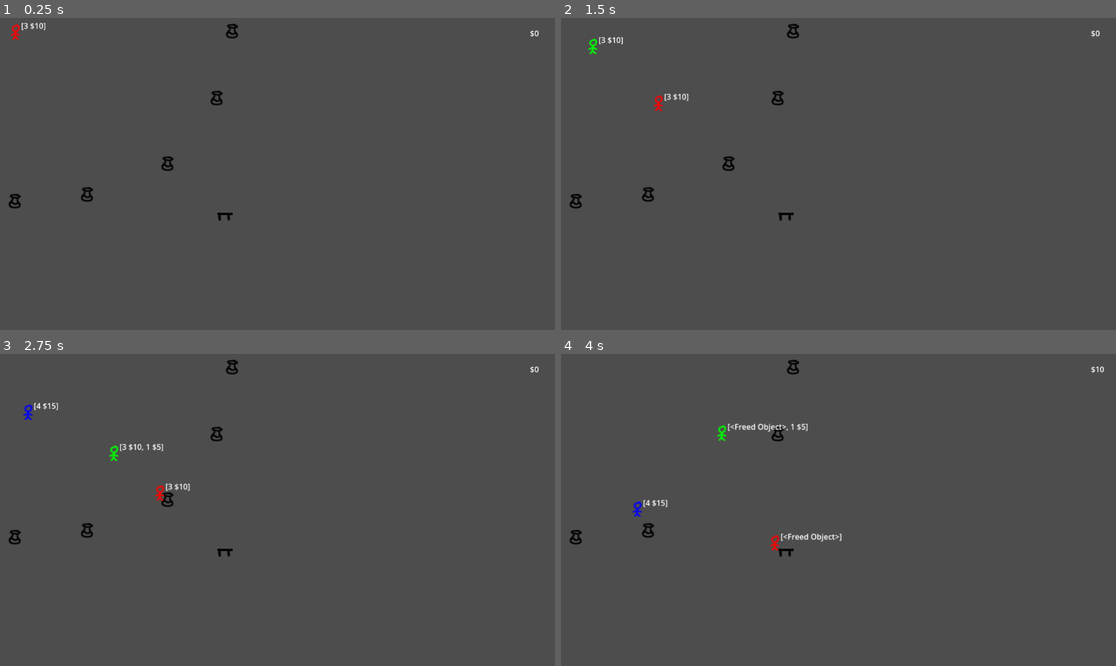
Above: before the commit, frames 1-4 (two rows, left to right).
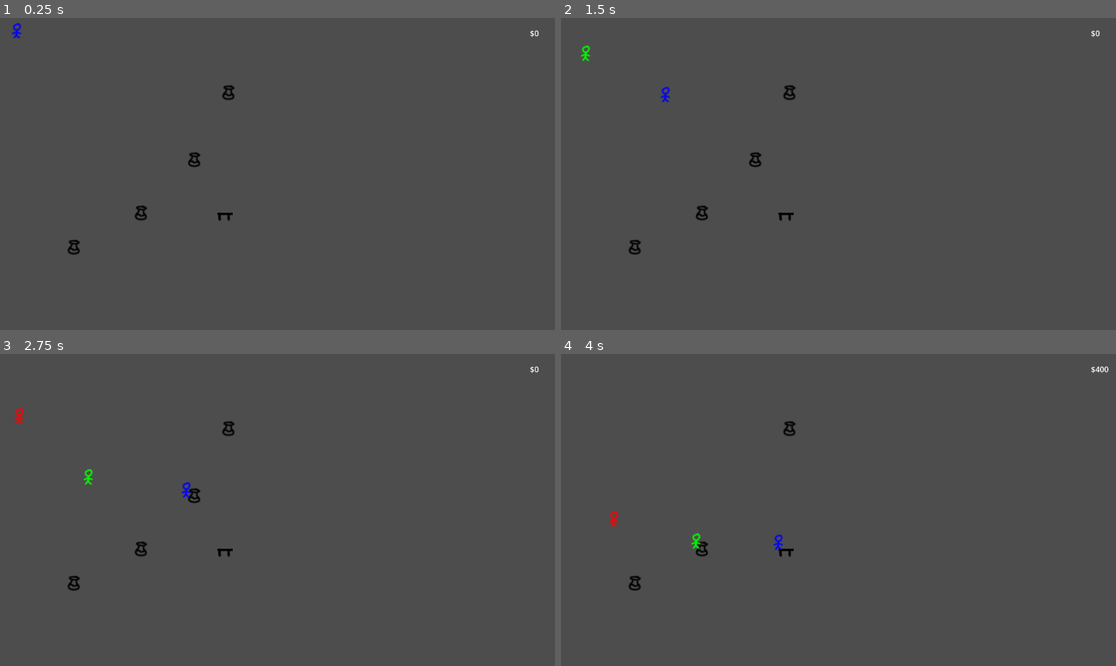
Above: after the commit, the same moments.

Repository: Hekkow/Shopkeeper-Game
Game: Godot game, scene res://store.tscn
The game is run twice, just before and just after one commit, with the same random seed, the same clock (stepped at 60 frames per second) and the same inputs.
Inputs:
- Up to frame 1 (0.25 s): no input
- Up to frame 2 (1.5 s): no input
- Up to frame 3 (2.75 s): no input
- Up to frame 4 (4 s): no input

The runs differ from the first frame. In frame 1, 0.7% of the frame differs, in the area x 1-43%, y 1-76%; in frame 2, 0.9%; in frame 3, 1.1%; in frame 4, 1.1%, in the area x 1-99%, y 1-76%.

Commit message:
refactored customers

Diff:
--- a/customer.tscn
+++ b/Character.tscn
@@ -1,15 +1,15 @@
 [gd_scene load_steps=4 format=3 uid="uid://qx2dsgaptaoh"]
 
-[ext_resource type="Texture2D" uid="uid://3xqdtkaj4lxv" path="res://Resources/Characters/customer.png" id="1_1vnue"]
-[ext_resource type="Script" path="res://Scripts/Customer.gd" id="2_uxyfl"]
+[ext_resource type="Script" path="res://Scripts/Character.gd" id="1_pb81k"]
+[ext_resource type="Texture2D" uid="uid://3xqdtkaj4lxv" path="res://Resources/Sprites/customer.png" id="2_vqj2x"]
 
 [sub_resource type="RectangleShape2D" id="RectangleShape2D_bx2q8"]
 
 [node name="Area2D" type="Area2D"]
-script = ExtResource("2_uxyfl")
+script = ExtResource("1_pb81k")
 
 [node name="Sprite2D" type="Sprite2D" parent="."]
-texture = ExtResource("1_1vnue")
+texture = ExtResource("2_vqj2x")
 
 [node name="CollisionShape2D" type="CollisionShape2D" parent="."]
 shape = SubResource("RectangleShape2D_bx2q8")
--- /dev/null
+++ b/Resources/Characters/Blue.tres
@@ -0,0 +1,25 @@
+[gd_resource type="Resource" script_class="CharacterStats" load_steps=7 format=3 uid="uid://gx7md7inoy7j"]
+
+[ext_resource type="Script" path="res://Scripts/CharacterStats.gd" id="1_t3awb"]
+[ext_resource type="Resource" uid="uid://prnhrdxvtqsa" path="res://Resources/Recipes/Healing.tres" id="1_v5ma3"]
+[ext_resource type="Script" path="res://Scripts/Mood.gd" id="2_n7s1e"]
+[ext_resource type="Script" path="res://Scripts/Personality.gd" id="3_lpamc"]
+
+[sub_resource type="Resource" id="Resource_pkljh"]
+script = ExtResource("2_n7s1e")
+mood = 1
+
+[sub_resource type="Resource" id="Resource_4ao2s"]
+script = ExtResource("3_lpamc")
+a = 2
+b = 2
+c = 4
+
+[resource]
+script = ExtResource("1_t3awb")
+character_name = "Blue"
+richness = 5
+friendship = 5
+personality = SubResource("Resource_4ao2s")
+mood = SubResource("Resource_pkljh")
+affinity = Array[Resource("res://Scripts/Recipe.gd")]([ExtResource("1_v5ma3")])
--- /dev/null
+++ b/Resources/Characters/Green.tres
@@ -0,0 +1,25 @@
+[gd_resource type="Resource" script_class="CharacterStats" load_steps=7 format=3 uid="uid://cvibhqgpidsdv"]
+
+[ext_resource type="Script" path="res://Scripts/CharacterStats.gd" id="1_atm1i"]
+[ext_resource type="Resource" uid="uid://27slh4lugldp" path="res://Resources/Recipes/Diddlin.tres" id="1_ieo78"]
+[ext_resource type="Script" path="res://Scripts/Mood.gd" id="2_63xgh"]
+[ext_resource type="Script" path="res://Scripts/Personality.gd" id="3_6xmba"]
+
+[sub_resource type="Resource" id="Resource_fbi1v"]
+script = ExtResource("2_63xgh")
+mood = 2
+
+[sub_resource type="Resource" id="Resource_nh3nf"]
+script = ExtResource("3_6xmba")
+a = 5
+b = 3
+c = 1
+
+[resource]
+script = ExtResource("1_atm1i")
+character_name = "Green"
+richness = 5
+friendship = 5
+personality = SubResource("Resource_nh3nf")
+mood = SubResource("Resource_fbi1v")
+affinity = Array[Resource("res://Scripts/Recipe.gd")]([ExtResource("1_ieo78")])
--- /dev/null
+++ b/Resources/Characters/Red.tres
@@ -0,0 +1,25 @@
+[gd_resource type="Resource" script_class="CharacterStats" load_steps=7 format=3 uid="uid://bcoi373tdfikx"]
+
+[ext_resource type="Resource" uid="uid://wihu5qoym4kg" path="res://Resources/Recipes/Death.tres" id="1_75qug"]
+[ext_resource type="Script" path="res://Scripts/Mood.gd" id="2_chy16"]
+[ext_resource type="Script" path="res://Scripts/Personality.gd" id="3_gany5"]
+[ext_resource type="Script" path="res://Scripts/CharacterStats.gd" id="4_evl8u"]
+
+[sub_resource type="Resource" id="Resource_10r1w"]
+script = ExtResource("2_chy16")
+mood = 0
+
+[sub_resource type="Resource" id="Resource_mcgfi"]
+script = ExtResource("3_gany5")
+a = 3
+b = 2
+c = 1
+
+[resource]
+script = ExtResource("4_evl8u")
+character_name = "Red"
+richness = 5
+friendship = 5
+personality = SubResource("Resource_mcgfi")
+mood = SubResource("Resource_10r1w")
+affinity = [ExtResource("1_75qug"), null, null]
--- /dev/null
+++ b/Resources/Recipes/Death.tres
@@ -0,0 +1,16 @@
+[gd_resource type="Resource" script_class="Recipe" load_steps=4 format=3 uid="uid://wihu5qoym4kg"]
+
+[ext_resource type="Script" path="res://Scripts/Element.gd" id="1_c7wpe"]
+[ext_resource type="Script" path="res://Scripts/Recipe.gd" id="2_prib6"]
+
+[sub_resource type="Resource" id="Resource_v15wh"]
+script = ExtResource("1_c7wpe")
+a = 3
+b = 2
+c = 1
+
+[resource]
+script = ExtResource("2_prib6")
+recipe_name = "Death"
+elements = SubResource("Resource_v15wh")
+base_price = 20
--- /dev/null
+++ b/Resources/Recipes/Diddlin.tres
@@ -0,0 +1,16 @@
+[gd_resource type="Resource" script_class="Recipe" load_steps=4 format=3 uid="uid://27slh4lugldp"]
+
+[ext_resource type="Script" path="res://Scripts/Recipe.gd" id="1_8kp1i"]
+[ext_resource type="Script" path="res://Scripts/Element.gd" id="1_mo5dh"]
+
+[sub_resource type="Resource" id="Resource_aj0ec"]
+script = ExtResource("1_mo5dh")
+a = 1
+b = 0
+c = 0
+
+[resource]
+script = ExtResource("1_8kp1i")
+recipe_name = "Diddlin"
+elements = SubResource("Resource_aj0ec")
+base_price = 15
--- /dev/null
+++ b/Resources/Recipes/Healing.tres
@@ -0,0 +1,16 @@
+[gd_resource type="Resource" script_class="Recipe" load_steps=4 format=3 uid="uid://prnhrdxvtqsa"]
+
+[ext_resource type="Script" path="res://Scripts/Element.gd" id="1_fsyk0"]
+[ext_resource type="Script" path="res://Scripts/Recipe.gd" id="2_o3ieu"]
+
+[sub_resource type="Resource" id="Resource_o6bco"]
+script = ExtResource("1_fsyk0")
+a = 1
+b = 2
+c = 3
+
+[resource]
+script = ExtResource("2_o3ieu")
+recipe_name = "Healing"
+elements = SubResource("Resource_o6bco")
+base_price = 5
--- /dev/null
+++ b/Resources/Recipes/Hurtin.tres
@@ -0,0 +1,16 @@
+[gd_resource type="Resource" script_class="Recipe" load_steps=4 format=3 uid="uid://dxtheha2m7ich"]
+
+[ext_resource type="Script" path="res://Scripts/Element.gd" id="1_622hj"]
+[ext_resource type="Script" path="res://Scripts/Recipe.gd" id="2_m7coh"]
+
+[sub_resource type="Resource" id="Resource_3t611"]
+script = ExtResource("1_622hj")
+a = 3
+b = 3
+c = 0
+
+[resource]
+script = ExtResource("2_m7coh")
+recipe_name = "Hurtin"
+elements = SubResource("Resource_3t611")
+base_price = 20
--- a/Scripts/Customer.gd
+++ b/Scripts/Character.gd
@@ -1,24 +1,28 @@
 extends Node2D
 
-class_name Customer
+class_name Character
 
-@export var character_name: String
-@export var money: int
-@export var speed: int
+@export var customer: CharacterStats
+var speed = 3
 var destination
 var interested_item
 var paused = false
 var items_visited = []
 var exit = Vector2(0, 0)
+var label
+var table
+var table_position
 
-func _init(_character_name="", _money=0):
-	character_name = _character_name
-	money = _money
+func _init(_customer=null):
+	customer = _customer
 
 func _ready():
-	SignalManager.connect("customer_took_item", on_customer_took_item)
+	label = get_node("Label")
+	table = Data.all["Table"]
+	table_position = table.get_position()
 	SignalManager.connect("customer_interested", on_other_customer_interested)
 	visit_random_item()
+
 
 func visit_random_item():
 	var found = false
@@ -34,38 +38,33 @@
 	destination = item.get_position()
 	item.area_entered.connect(Callable(on_item_visit).bind(item))
 
-func interested(_item):
+func interested(item):
+	if customer.richness == Data.all["Max Richness"]:
+		return true
+	if customer.affinity.has(item.recipe):
+		return true
 	return Data.all["Seed"].randf() > 0.5
 
 func on_item_visit(body, item):
 	if body != self:
 		return
+	item.area_entered.disconnect(Callable(on_item_visit).bind(item))
 	if !Data.all["Store Items"].has(item):
-		item.area_entered.disconnect(Callable(on_item_visit).bind(item))
 		visit_random_item()
 		return
-	pause(0, 0.5)
-	item.area_entered.disconnect(Callable(on_item_visit).bind(item))
+	pause(0.5)
 	if interested(item):
 		SignalManager.emit_signal("customer_interested", self, interested_item)
 		Data.all["Store Items"].remove_at(Data.all["Store Items"].find(item))
 		await get_tree().create_timer(0.5).timeout
 		item.queue_free()
-		var table = Data.all["Table"]
-		destination = table.get_position()
+		destination = table_position
 		table.area_entered.connect(on_table_visit)
-		SignalManager.emit_signal("customer_took_item", self, interested_item)
 	else:
 		visit_random_item()
 
-func on_customer_took_item(customer, item):
-	if customer == self:
-		return
-	if !item.equals(interested_item):
-		return
-
-func on_other_customer_interested(customer, item):
-	if customer == self:
+func on_other_customer_interested(_customer, item):
+	if _customer == self:
 		return
 	if !item.equals(interested_item):
 		return
@@ -76,8 +75,7 @@
 	destination = current_destination
 	await get_tree().create_timer(0.5).timeout
 	destination = next_destination
-
-
+	# basically lets customer walk for 0.5s more then stops for 0.5s then changes direction
 
 func find_item_visited(item):
 	for i in range(len(items_visited)):
@@ -85,10 +83,10 @@
 			return i
 	return -1
 
-func pause(seconds_before, seconds_during):
+func pause(seconds, seconds_before=0.0):
 	await get_tree().create_timer(seconds_before).timeout
 	paused = true
-	await get_tree().create_timer(seconds_during).timeout
+	await get_tree().create_timer(seconds).timeout
 	paused = false
 
 func on_table_visit(body):
@@ -97,22 +95,21 @@
 	haggle(interested_item)
 
 func haggle(item):
-	pause(0, 1)
+	pause(1)
+	item.sold_price = item.recipe.base_price * 20
 	buy(item)
 
 func buy(item):
-	money -= item.sold_price
-	SignalManager.emit_signal("item_sold", self, item)
+	SignalManager.emit_signal("item_sold", item)
 	leave_store()
 
 func _physics_process(_delta):
-	# print(items_visited)
-	get_node("Label").text = str(items_visited)
-	if !paused:
-		position += (destination - get_position()).normalized() * speed
+	if paused:
+		return
+	position += (destination - get_position()).normalized() * speed
 
 func _to_string():
-	return "%s\n$%s" % [character_name, money]
+	return "%s\n$%s" % [customer.character_name]
 
 func leave_store():
 	destination = exit
--- /dev/null
+++ b/Scripts/CharacterStats.gd
@@ -0,0 +1,10 @@
+extends Resource
+
+class_name CharacterStats
+
+@export var character_name: String
+@export var richness: int
+@export var friendship: int
+@export var personality: Personality
+@export var mood: Mood
+@export var affinity: Array[Recipe]
--- a/Scripts/CustomerButtons.gd
+++ b/Scripts/CustomerButtons.gd
@@ -18,4 +18,4 @@
 			child.text = customer.to_string()
 
 func _on_button_pressed(customer):
-	Data.all["Active Customer"] = customer
+	Data.all["Active Character"] = customer
--- a/Scripts/Data.gd
+++ b/Scripts/Data.gd
@@ -20,23 +20,31 @@
 		Ingredient.new("c", [0, 0, 5]),
 		Ingredient.new("d", [5, 20, 40]),
 	],
-	"Recipes" = [
-		Recipe.new("Healing", Element.new([1, 1, 1])),
-		Recipe.new("evil", Element.new([2, 2, 1])),
-		Recipe.new("flyer", Element.new([5, 2, 1])),
-		Recipe.new("litty chair", Element.new([1, 3, 1])),
-		Recipe.new("sam i am", Element.new([1, 3, 3])),
-	],
-	# "Customers" = [
-	# 	Customer.new("Bob", 400),
-	# 	Customer.new("Jeff", 700),
+	"Recipes" = [],
+	# "Recipes" = [
+	# 	Recipe.new("Healing", Element.new([1, 1, 1])),
+	# 	Recipe.new("evil", Element.new([2, 2, 1])),
+	# 	Recipe.new("flyer", Element.new([5, 2, 1])),
+	# 	Recipe.new("litty chair", Element.new([1, 3, 1])),
+	# 	Recipe.new("sam i am", Element.new([1, 3, 3])),
 	# ],
+	"Characters" = [],
 	"Pot Ingredients" = [],
 	"Store Items" = [],
+	"Max Richness" = 5,
+	"Max Friendship" = 5,
+	"Item ID" = 0
 }
 func _ready():
+	all["Recipes"] = Helper.get_resources("Recipes")
+	all["Characters"] = Helper.get_resources("Characters")
 	initialize_items()
 	initialize_seed()
+
+
+
+
+	# Helper.get_file_names(path)
 
 func initialize_items():
 	# all["Items"] = [
--- a/Scripts/DisplayItems.gd
+++ b/Scripts/DisplayItems.gd
@@ -16,6 +16,6 @@
 
 func _on_item_pressed(item):
 	item.sold_price = item.price
-	Data.all["Active Customer"].interested(item)
+	Data.all["Active Character"].interested(item)
 	# SignalManager.emit_signal("customer_interested", item)
 	Helper.find_by_metadata(self, "Item", item).queue_free()
--- a/Scripts/Helper.gd
+++ b/Scripts/Helper.gd
@@ -16,3 +16,33 @@
 		if is_instance_valid(i):
 			n += 1
 	return n
+
+func get_file_names(path):
+	var dir = DirAccess.open(path)
+	var paths = []
+	if dir:
+		dir.list_dir_begin()
+		var file_name = dir.get_next()
+		while file_name != "":
+			paths.append(file_name)
+			file_name = dir.get_next()
+	return paths
+
+func num_files(path):
+	var dir = DirAccess.open(path)
+	var n = 0
+	if dir:
+		dir.list_dir_begin()
+		var file_name = dir.get_next()
+		while file_name != "":
+			n += 1
+			file_name = dir.get_next()
+	return n
+
+func get_resources(folder):
+	var folder_path = "res://Resources/" + folder
+	var resources = []
+	var paths = get_file_names(folder_path)
+	for path in paths:
+		resources.append(load(folder_path + "/" + path))
+	return resources
--- a/Scripts/Item.gd
+++ b/Scripts/Item.gd
@@ -1,28 +1,30 @@
 extends Node
 class_name Item
 @export var price = -1
-@export var base_price: int
 @export var recipe: Recipe
 @export var sold_price = -1
+@export var id: int
 
-func _init(_base_price=-1, _recipe=null):
-	base_price = _base_price
+func _init(_recipe=null):
 	recipe = _recipe
+	id = Data.all["Item ID"]
+	Data.all["Item ID"] += 1
 
 func _ready():
 	Data.all["Store Items"].append(self)
 
 func dupe() -> Item:
-	var item = Item.new(base_price, recipe)
+	var item = Item.new(recipe)
 	item.price = price
 	item.sold_price = sold_price
+	item.id = id
 	return item
 
 func equals(item) -> bool:
-	return recipe.equals(item.recipe) && base_price == item.base_price
+	return id == item.id
 
 func _to_string():
 	if price == -1:
-		return "%s $%s" % [recipe.recipeName, base_price]
+		return "%s $%s" % [recipe.recipe_name, recipe.base_price]
 	else:
-		return "%s $%s" % [recipe.recipeName, price]
+		return "%s $%s" % [recipe.recipe_name, price]
--- a/Scripts/MoneyLabel.gd
+++ b/Scripts/MoneyLabel.gd
@@ -1,9 +1,8 @@
 extends Label
 
 func _ready():
-	SignalManager.connect("item_sold", on_item_sold)
+	SignalManager.connect("player_money_updated", on_player_money_updated)
 	text = "$" + str(Data.all["Player"]["money"])
 
-func on_item_sold(_customer, item):
-	Data.all["Player"]["money"] += item.price
-	text = "$" + str(Data.all["Player"]["money"])
+func on_player_money_updated(money):
+	text = "$" + str(money)
--- /dev/null
+++ b/Scripts/Mood.gd
@@ -0,0 +1,10 @@
+extends Resource
+
+class_name Mood
+
+@export var mood: MOOD
+
+enum MOOD {HAPPY, SAD, MAD, NA}
+
+func _init(_mood):
+    mood = _mood
--- /dev/null
+++ b/Scripts/Personality.gd
@@ -0,0 +1,15 @@
+extends Resource
+
+class_name Personality
+
+@export var a: int
+@export var b: int
+@export var c: int
+
+func _init(_a, _b, _c):
+	a = _a
+	b = _b
+	c = _c
+
+func matches_personality(_element: Element) -> bool:
+	return true
--- /dev/null
+++ b/Scripts/Player.gd
@@ -0,0 +1,10 @@
+extends Node
+
+@export var money: int
+
+func _ready():
+	SignalManager.connect("item_sold", on_item_sold)
+
+func on_item_sold(item):
+	money += item.sold_price
+	SignalManager.emit_signal("player_money_updated", money)
--- a/Scripts/Recipe.gd
+++ b/Scripts/Recipe.gd
@@ -1,12 +1,13 @@
 extends Resource
 class_name Recipe
-@export var recipeName: String
+@export var recipe_name: String
 @export var elements: Element
+@export var base_price: int
 var maxDiff = 0.2
 static var maximum = 10000
 
 func _init(_recipeName="", _elements=Element.new()):
-	recipeName = _recipeName
+	recipe_name = _recipeName
 	elements = _elements
 
 func recipe_equals(recipe):
@@ -16,10 +17,10 @@
 	return true
 
 func equals(recipe):
-	return recipeName == recipe.recipeName && elements.equals(recipe.elements)
+	return recipe_name == recipe.recipe_name && elements.equals(recipe.elements)
 
 func _to_string():
-	return recipeName + " " + elements.to_string()
+	return recipe_name + " " + elements.to_string()
 
 static func check_recipes(_elements):
 	var minimum = maximum
@@ -34,3 +35,9 @@
 	for recipe in Data.all["Recipes"]:
 		if recipe.recipe_equals(values):
 			return recipe
+
+static func find_recipe(name):
+	for recipe in Data.all["Recipes"]:
+		if recipe.recipe_name == name:
+			return recipe
+	return null
--- a/Scripts/SignalManager.gd
+++ b/Scripts/SignalManager.gd
@@ -2,8 +2,8 @@
 signal ingredient_added(ingredient)
 signal ingredients_reset
 signal item_added(item)
-signal item_sold(customer, item)
+signal item_sold(item)
 signal price_set(item)
 signal customer_clicked()
 signal customer_interested(item)
-signal customer_took_item(customer, item)
+signal player_money_updated(money)
--- a/Scripts/Store.gd
+++ b/Scripts/Store.gd
@@ -1,17 +1,32 @@
 extends Node2D
 
-var colors = [Color(255, 0, 0), Color(0, 255, 0), Color(0, 0, 255)]
-var customer_name = ["Red", "Green", "Blue"]
+var colors = [Color(0, 0, 255), Color(0, 255, 0), Color(255, 0, 0)]
 
 func _ready():
-	spawn_customers(3)
+	spawn_items()
+	spawn_customers()
 
-func spawn_customers(number_customers):
-	var scene := load("res://customer.tscn")
-	for i in number_customers:
+
+func spawn_items():
+	var scene := load("res://item.tscn")
+	var radius = 500.0
+	var max_angle = 90.0 * PI /180
+	var number_recipes = len(Data.all["Recipes"])
+	for i in number_recipes:
+		var item = scene.instantiate()
+		item.name = Data.all["Recipes"][i].recipe_name
+		item.recipe = Data.all["Recipes"][i]
+		var x = radius * cos(max_angle/(number_recipes+1)*(i+1))
+		var y = radius * sin(max_angle/(number_recipes+1)*(i+1))
+		item.set_position(Vector2(x, y))
+		add_child(item)
+
+func spawn_customers():
+	var scene := load("res://Character.tscn")
+	for i in range(len(Data.all["Characters"])):
 		var customer = scene.instantiate()
+		customer.name = Data.all["Characters"][i].character_name
 		customer.get_node("Sprite2D").modulate = colors[i]
-		customer.speed = 3
-		customer.character_name = customer_name[i]
+		customer._init(Data.all["Characters"][i])
 		add_child(customer)
 		await get_tree().create_timer(1).timeout
--- a/item.tscn
+++ b/item.tscn
@@ -1,6 +1,6 @@
 [gd_scene load_steps=4 format=3 uid="uid://cii2we4mcaev0"]
 
-[ext_resource type="Texture2D" uid="uid://dmb4bqdvvh057" path="res://Resources/Characters/item.png" id="1_lsbea"]
+[ext_resource type="Texture2D" uid="uid://dmb4bqdvvh057" path="res://Resources/Sprites/item.png" id="1_lsbea"]
 [ext_resource type="Script" path="res://Scripts/Item.gd" id="2_nq41e"]
 
 [sub_resource type="RectangleShape2D" id="RectangleShape2D_p11h6"]
--- a/store.tscn
+++ b/store.tscn
@@ -1,67 +1,10 @@
-[gd_scene load_steps=18 format=3 uid="uid://cn5b5ichbe4w0"]
+[gd_scene load_steps=6 format=3 uid="uid://cn5b5ichbe4w0"]
 
 [ext_resource type="Script" path="res://Scripts/Store.gd" id="1_1e43p"]
-[ext_resource type="PackedScene" uid="uid://cii2we4mcaev0" path="res://item.tscn" id="1_d76q8"]
-[ext_resource type="Script" path="res://Scripts/Element.gd" id="4_21vjv"]
 [ext_resource type="PackedScene" uid="uid://bh7883wbgmv6" path="res://table.tscn" id="5_34ma5"]
-[ext_resource type="Script" path="res://Scripts/Recipe.gd" id="5_tcuya"]
 [ext_resource type="Script" path="res://Scripts/Table.gd" id="6_by8wd"]
 [ext_resource type="Script" path="res://Scripts/MoneyLabel.gd" id="7_u3dk6"]
-
-[sub_resource type="Resource" id="Resource_pfd13"]
-script = ExtResource("4_21vjv")
-a = 1
-b = 2
-c = 3
-
-[sub_resource type="Resource" id="Resource_hc2d1"]
-script = ExtResource("5_tcuya")
-recipeName = "1"
-elements = SubResource("Resource_pfd13")
-
-[sub_resource type="Resource" id="Resource_745vi"]
-script = ExtResource("4_21vjv")
-a = 1
-b = 2
-c = 3
-
-[sub_resource type="Resource" id="Resource_cgkq7"]
-script = ExtResource("5_tcuya")
-recipeName = "2"
-elements = SubResource("Resource_745vi")
-
-[sub_resource type="Resource" id="Resource_abqfr"]
-script = ExtResource("4_21vjv")
-a = 3
-b = 2
-c = 1
-
-[sub_resource type="Resource" id="Resource_cjuga"]
-script = ExtResource("5_tcuya")
-recipeName = "3"
-elements = SubResource("Resource_abqfr")
-
-[sub_resource type="Resource" id="Resource_gmwh5"]
-script = ExtResource("4_21vjv")
-a = 1
-b = 2
-c = 3
-
-[sub_resource type="Resource" id="Resource_rbylh"]
-script = ExtResource("5_tcuya")
-recipeName = "4"
-elements = SubResource("Resource_gmwh5")
-
-[sub_resource type="Resource" id="Resource_tcknx"]
-script = ExtResource("4_21vjv")
-a = 1
-b = 2
-c = 3
-
-[sub_resource type="Resource" id="Resource_poy2b"]
-script = ExtResource("5_tcuya")
-recipeName = "5"
-elements = SubResource("Resource_tcknx")
+[ext_resource type="Script" path="res://Scripts/Player.gd" id="8_34k83"]
 
 [node name="Node2D" type="Node2D"]
 script = ExtResource("1_1e43p")
@@ -70,44 +13,12 @@
 position = Vector2(467, 412)
 script = ExtResource("6_by8wd")
 
-[node name="Item 1" parent="." instance=ExtResource("1_d76q8")]
-position = Vector2(483, 27)
-price = 5
-base_price = 5
-recipe = SubResource("Resource_hc2d1")
-sold_price = 5
-
-[node name="Item 2" parent="." instance=ExtResource("1_d76q8")]
-position = Vector2(451, 166)
-price = 5
-base_price = 5
-recipe = SubResource("Resource_cgkq7")
-sold_price = 5
-
-[node name="Item 3" parent="." instance=ExtResource("1_d76q8")]
-position = Vector2(349, 302)
-price = 10
-base_price = 15
-recipe = SubResource("Resource_cjuga")
-sold_price = 20
-
-[node name="Item 4" parent="." instance=ExtResource("1_d76q8")]
-position = Vector2(182, 366)
-price = 15
-base_price = 15
-recipe = SubResource("Resource_rbylh")
-sold_price = 15
-
-[node name="Item 5" parent="." instance=ExtResource("1_d76q8")]
-position = Vector2(32, 380)
-price = 20
-base_price = 20
-recipe = SubResource("Resource_poy2b")
-sold_price = 20
-
 [node name="Money" type="Label" parent="."]
 offset_left = 1100.0
 offset_top = 20.0
 offset_right = 1140.0
 offset_bottom = 43.0
 script = ExtResource("7_u3dk6")
+
+[node name="Player" type="Node" parent="."]
+script = ExtResource("8_34k83")
--- a/table.tscn
+++ b/table.tscn
@@ -1,13 +1,13 @@
 [gd_scene load_steps=3 format=3 uid="uid://bh7883wbgmv6"]
 
-[ext_resource type="Texture2D" uid="uid://bgyi5eu12xsod" path="res://Resources/Characters/table.png" id="1_g508f"]
+[ext_resource type="Texture2D" uid="uid://bgyi5eu12xsod" path="res://Resources/Sprites/table.png" id="1_oq3vi"]
 
 [sub_resource type="RectangleShape2D" id="RectangleShape2D_5cqgc"]
 
 [node name="Area2D" type="Area2D"]
 
 [node name="Sprite2D" type="Sprite2D" parent="."]
-texture = ExtResource("1_g508f")
+texture = ExtResource("1_oq3vi")
 
 [node name="CollisionShape2D" type="CollisionShape2D" parent="."]
 shape = SubResource("RectangleShape2D_5cqgc")
Renamed: Resources/Characters/customer.png -> Resources/Sprites/customer.png
Not shown, changed: Resources/Sprites/customer.png.import
Renamed: Resources/Characters/item.png -> Resources/Sprites/item.png
Not shown, changed: Resources/Sprites/item.png.import
Renamed: Resources/Characters/table.png -> Resources/Sprites/table.png
Not shown, changed: Resources/Sprites/table.png.import
